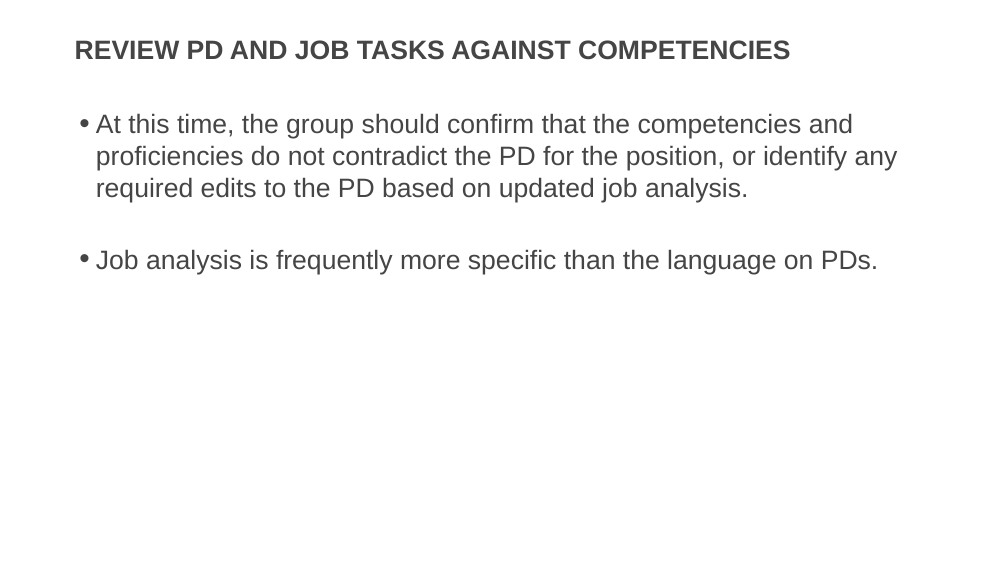
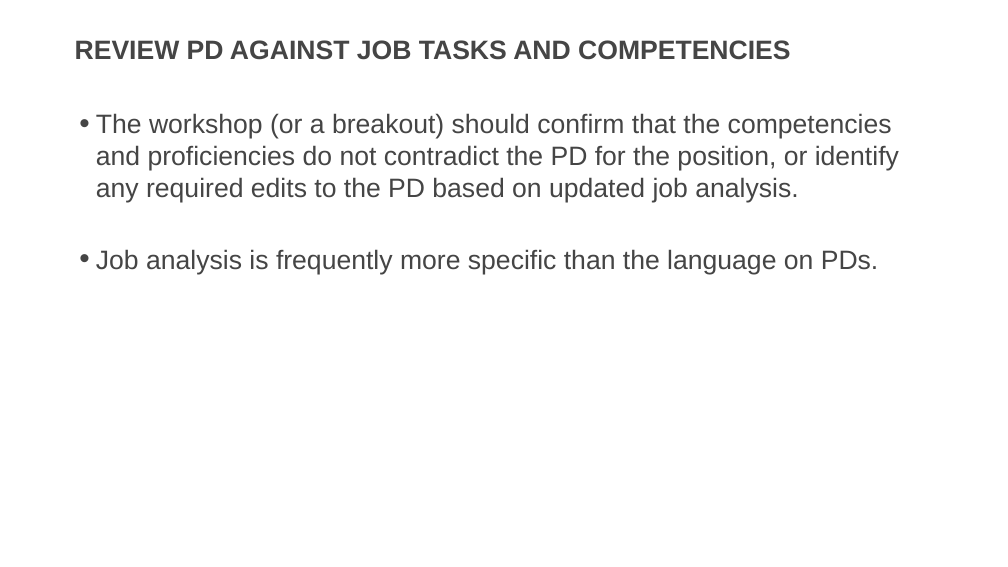
Before and after one commit to usds/SME-QA-Website, a slide deck: slide 33 of toolkit/job-analysis/job-analysis-presentation.pptx (slide 32 before the commit). Drawn at 1008x567 pixels with LibreOffice and Linux fonts; fonts in the diff are those of the drawing. Boxes give left, top, right and bottom in pixels: in the first picture for what was removed or moved away, otherwise in the second. Text is boxed around its words. In the diff, an @@ line names an element or a change of style, - is before the commit and + after.

```diff
--- a/toolkit/job-analysis/job-analysis-presentation.pptx
+++ b/toolkit/job-analysis/job-analysis-presentation.pptx
@@ title at (x1=75, y1=40, x2=790, y2=60): text changed @@
-REVIEW PD AND JOB TASKS AGAINST COMPETENCIES
+REVIEW PD AGAINST JOB TASKS AND COMPETENCIES
@@ text at (x1=96, y1=113, x2=899, y2=202): text changed @@
-• At this time, the group should confirm that the competencies and proficiencies do not contradict the PD for the position, or identify any required edits to the PD based on updated job analysis.
+• The workshop (or a breakout) should confirm that the competencies and proficiencies do not contradict the PD for the position, or identify any required edits to the PD based on updated job analysis.
```
Also in this commit, not shown: 20 other slides changed, 3 slides added.
